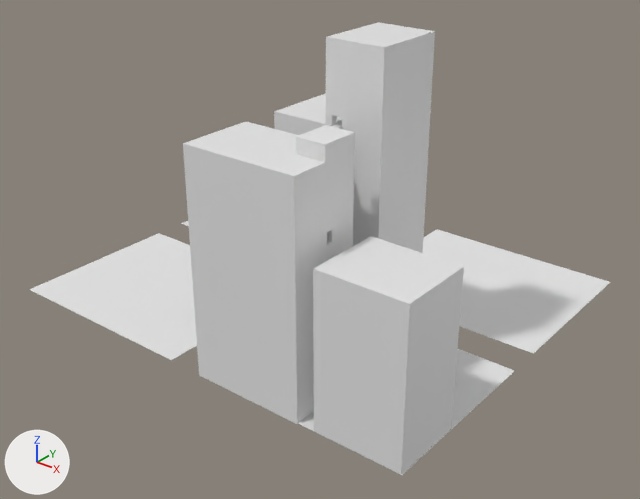
Two versions of the Blender file map/city_skyline/city_skyline.blend, one commit apart.
The view is the same before and after, from a 50 mm camera at (276.0, -349.0, 246.0) aimed at (3.0, -8.0, 34.0). Every picture has the same lights, and +X, +Y and +Z are marked at lower left.

The older version as bpy lines, for what is in view:
```python
me_cube_002 = bpy.data.meshes.new('Cube.002')
me_cube_002.from_pydata(...)  # 116 vertices, 114 faces; spans x -31.5..31.5, y -20.0..20.0, z -2.2..125.5
me_cube_003 = bpy.data.meshes.new('Cube.003')
me_cube_003.from_pydata(...)  # 55 vertices, 52 faces; spans x -23.4..23.4, y -20.0..20.0, z -1.5..80.0
me_plane_002 = bpy.data.meshes.new('Plane.002')
me_plane_002.from_pydata([(-1.0, -1.0, 0.0), (1.0, -1.0, 0.0), (-1.0, 1.0, 0.0), (1.0, 1.0, 0.0)], [], [(0, 1, 3, 2)])
ob_building_short = bpy.data.objects.new('Building_Short', me_cube_003)
ob_building_short.location = (96.6, -80.0, 1.6)
ob_building_spiral = bpy.data.objects.new('Building_Spiral', me_cube_002)
ob_building_spiral.location = (32.0, -80.0, 1.6)
ob_ref_lotsize_002 = bpy.data.objects.new('REF_LotSize.002', me_plane_002)
ob_ref_lotsize_002.location = (-79.6, -49.9, 0.0)
ob_ref_lotsize_002.scale = (60.0, 50.0, 1.0)
# also in view: 'Building_Bridge' at (32.0, -20.0, 79.0); 'REF_LotSize.001' at (60.0, 70.0, 0.0); 'REF_LotSize' at (60.0, -50.0, 0.0)
```
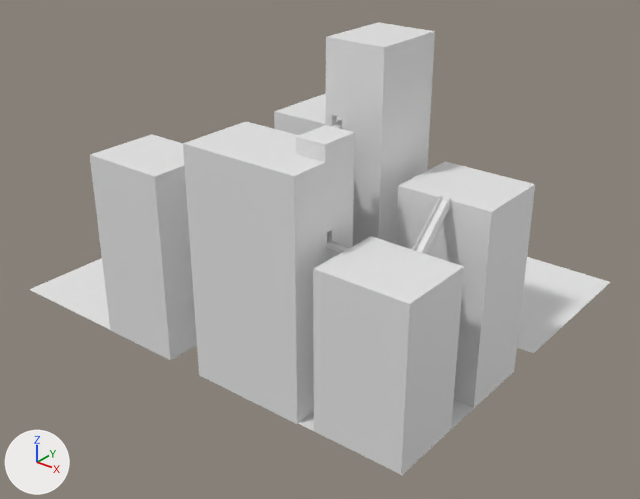
Where the newer file only moved an object's origin or applied its transform, the numbers keep the older frame.

Boxes [x1, y1, x2, y2] around the edits, measured in the pictures (640 x 499 px):
```json
{"object": "Building_Short.001", "change": "added", "after": [396, 162, 535, 408]}
{"object": "Building_Short.002", "change": "added", "after": [90, 134, 197, 360]}
{"object": "Building_Spiral-Bridge.001", "change": "added", "after": [412, 195, 451, 254]}
{"object": "REF_LotSize.002", "change": "unchanged, covered by the edit", "before": [29, 233, 197, 360], "after": [29, 258, 197, 359]}
{"object": "REF_LotSize", "change": "unchanged, covered by the edit", "before": [298, 349, 515, 475], "after": [298, 370, 515, 475]}
```

Scene script edits in JSON lines:
```json
{"op": "add", "block": "me_cube_011", "code": ["me_cube_011 = bpy.data.meshes.new('Cube.011')", "me_cube_011.from_pydata(...)  # 55 vertices, 52 faces; spans x -23.4..23.4, y -20.0..20.0, z -1.8..97.5"]}
{"op": "add", "block": "me_cube_012", "code": ["me_cube_012 = bpy.data.meshes.new('Cube.012')", "me_cube_012.from_pydata(...)  # 240 vertices, 252 faces, 6 loose edges; spans x -2.33..2.33, y -9.37..0.5, z 0.0..1.55"]}
{"op": "add", "block": "ob_building_short_002", "code": ["ob_building_short_002 = bpy.data.objects.new('Building_Short.002', me_cube_011)", "ob_building_short_002.location = (-43.4, -80.0, 1.6)"]}
{"op": "add", "block": "ob_building_spiral_bridge_001", "code": ["ob_building_spiral_bridge_001 = bpy.data.objects.new('Building_Spiral-Bridge.001', me_cube_012)", "ob_building_spiral_bridge_001.location = (97.9, -39.1, 96.7)", "ob_building_spiral_bridge_001.rotation_euler = (0.731, 0.0, 6.283)  # degrees (42, 0, 360)", "ob_building_spiral_bridge_001.scale = (0.989, 2.78, 2.63)"]}
{"op": "add", "block": "ob_building_short_001", "code": ["ob_building_short_001 = bpy.data.objects.new('Building_Short.001', me_cube_011.copy())", "ob_building_short_001.location = (96.6, -20.0, 1.6)"]}
```
